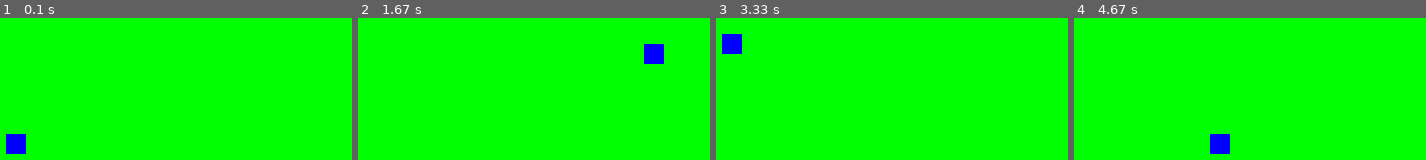
Above: before the commit, frames 1-4 (left to right).
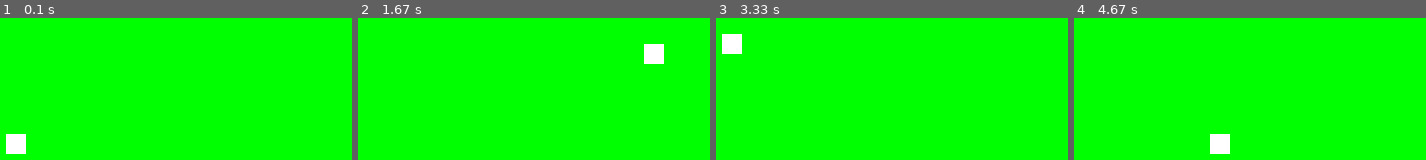
Above: after the commit, the same moments.

Repository: BRYANGC59/First_game
Game: pygame game, started from Game/juego.py
Two runs of this game, one before a commit and one after it. Both use one fixed random seed, a clock stepped at 60 frames per second and the inputs below.
Inputs:
- Up to frame 1 (0.1 s): no input
- Up to frame 2 (1.67 s): hold Right 0.33-0.8 s; hold Up 0.83-1.13 s; hold Right 1.17-1.63 s
- Up to frame 3 (3.33 s): hold Left 1.67-2.2 s; hold Down 2.23-2.53 s; hold Left 2.57-2.97 s; hold Up from 3 s (still down)
- Up to frame 4 (4.67 s): release Up at 3.37 s; hold Right 3.4-4.03 s; hold Down 4.07-4.43 s; hold Left from 4.47 s (still down)

The runs differ from the first frame. In frame 1, 0.8% of the frame differs, in the area x 1-8%, y 81-96%; in frame 2, 0.8%; in frame 3, 0.8%; in frame 4, 0.8%.

Commit message:
agregar limites a movimientos del personaje para que no se salga del recuadro de la ventana

Diff:
--- a/Game/juego.py
+++ b/Game/juego.py
@@ -35,6 +35,7 @@
         mundo.draw(ventana)
         personaje.draw(ventana)
         pygame.display.flip()
+        clock.tick(60)
 
 if __name__ == "__main__":
     main()
--- a/Game/personaje.py
+++ b/Game/personaje.py
@@ -8,10 +8,13 @@
         self.x = x
         self.y = y
         self.size = 20
+        self.inventario = {"Gemas": 0}
 
     def draw(self, screen):
-        pygame.draw.rect(screen, constantes.BLUE, (self.x,self.y, self.size, self.size))
+        pygame.draw.rect(screen, constantes.WHITE, (self.x,self.y, self.size, self.size))
 
     def movimientos(self, mx, my):
         self.x += mx
         self.y += my
+        self.x = max(0, min(self.x, constantes.ANCHO - self.size))
+        self.y = max(0, min(self.y, constantes.ALTO - self.size))
